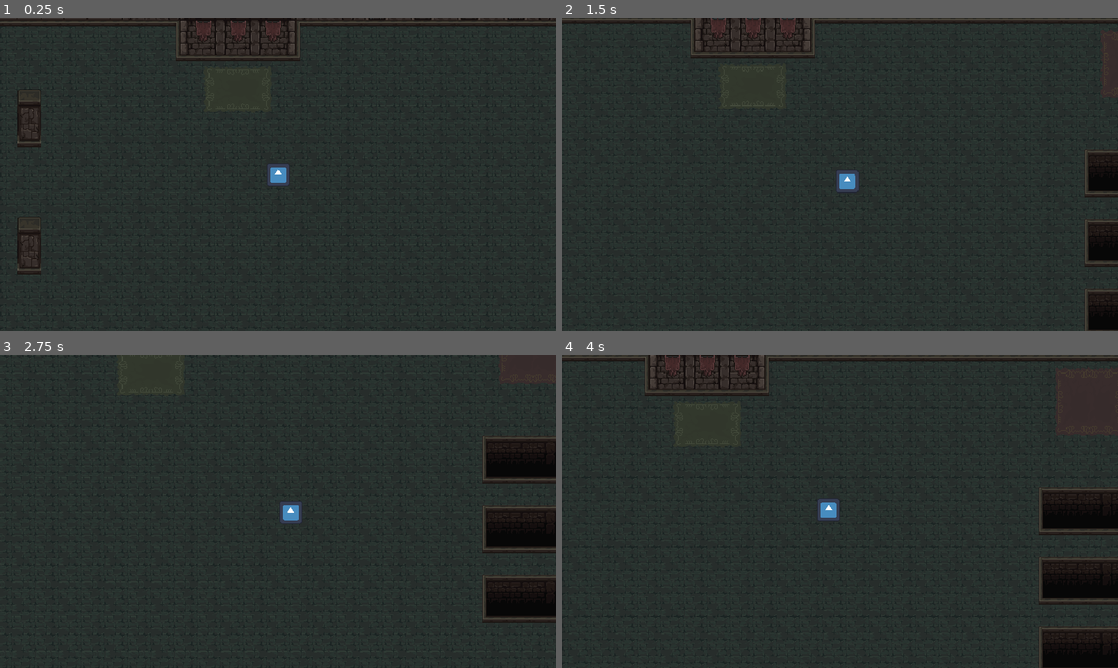
Above: before the commit, frames 1-4 (two rows, left to right).
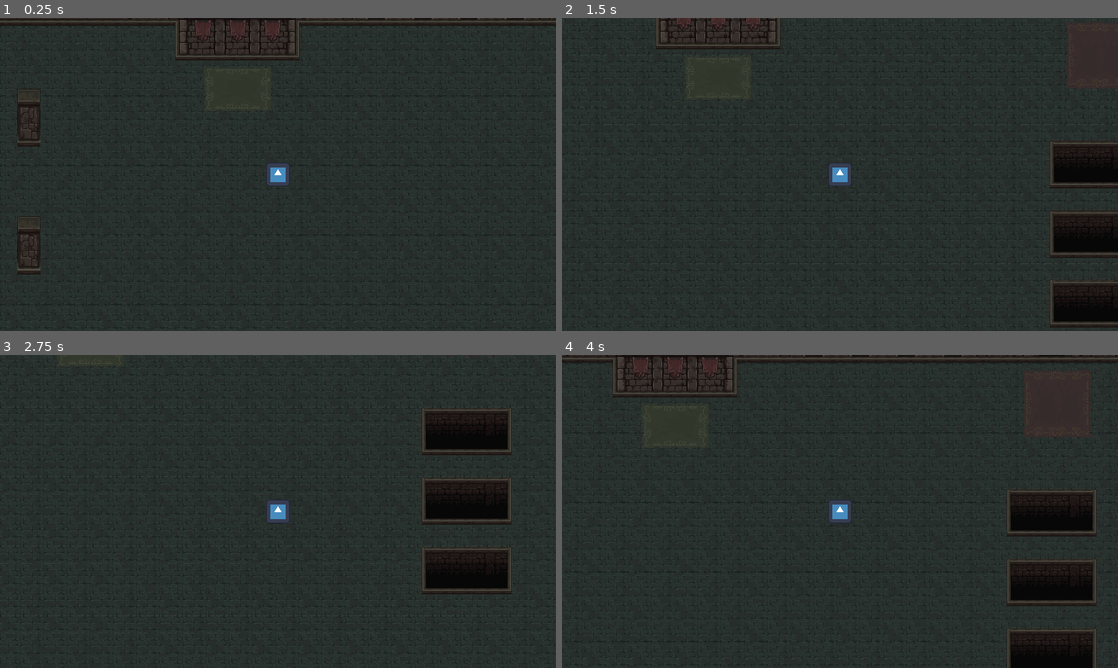
Above: after the commit, the same moments.

Repository: Random7-JF/ProjectSynergy
Game: Godot game, scene res://Scenes/Worlds/Test.tscn
Two runs of this game, one before a commit and one after it. Both use one fixed random seed, a clock stepped at 60 frames per second and the inputs below. The engine's default icon, where the game draws it, is replaced by a stand-in: a white triangle on a blue panel in a dark square.
Inputs:
- Up to frame 1 (0.25 s): no input
- Up to frame 2 (1.5 s): tap Enter at 0.5 s; hold D (move_right) 0.53-1.28 s; hold S (move_down) from 1.28 s (still down)
- Up to frame 3 (2.75 s): release S (move_down) at 2.03 s; hold D (move_right) from 2.03 s (still down)
- Up to frame 4 (4 s): release D (move_right) at 2.78 s; hold W (move_up) 2.78-3.53 s; hold A (move_left) from 3.53 s (still down)

The runs differ from the first frame. In frame 1, 1.3% of the frame differs, in the area x 0-100%, y 0-81%; in frame 2, 5.1%; in frame 3, 8.6%, in the area x 10-100%, y 0-86%; in frame 4, 6.6%.

Commit message:
jitter eliminated

Diff:
--- a/Game/Scenes/Characters/Player/player.tscn
+++ b/Game/Scenes/Characters/Player/player.tscn
@@ -7,10 +7,13 @@
 
 [node name="Player" type="CharacterBody2D"]
 script = ExtResource("1_x2oct")
+speed = 150.0
+accel = 12.0
 
 [node name="CollisionShape2D" type="CollisionShape2D" parent="."]
 shape = SubResource("CapsuleShape2D_d7uwh")
 
 [node name="Sprite2D" type="Sprite2D" parent="."]
+texture_filter = 1
 scale = Vector2(0.25, 0.25)
 texture = ExtResource("1_vgd32")
--- a/Game/Scenes/Worlds/Test.tscn
+++ b/Game/Scenes/Worlds/Test.tscn
@@ -3861,6 +3861,7 @@
 [node name="Test" type="Node2D"]
 
 [node name="TileMap" type="TileMap" parent="."]
+texture_filter = 1
 tile_set = SubResource("TileSet_m4eoy")
 format = 2
 layer_0/name = "Floor"
@@ -3877,4 +3878,3 @@
 
 [node name="Camera2D" type="Camera2D" parent="Player"]
 process_callback = 0
-position_smoothing_enabled = true
--- a/Game/project.godot
+++ b/Game/project.godot
@@ -22,7 +22,8 @@
 window/size/viewport_height=432
 window/size/window_width_override=1920
 window/size/window_height_override=1080
-window/stretch/mode="viewport"
+window/stretch/mode="canvas_items"
+window/stretch/aspect="expand"
 
 [input]
 
@@ -54,4 +55,3 @@
 [rendering]
 
 textures/canvas_textures/default_texture_filter=0
-2d/snap/snap_2d_vertices_to_pixel=true
